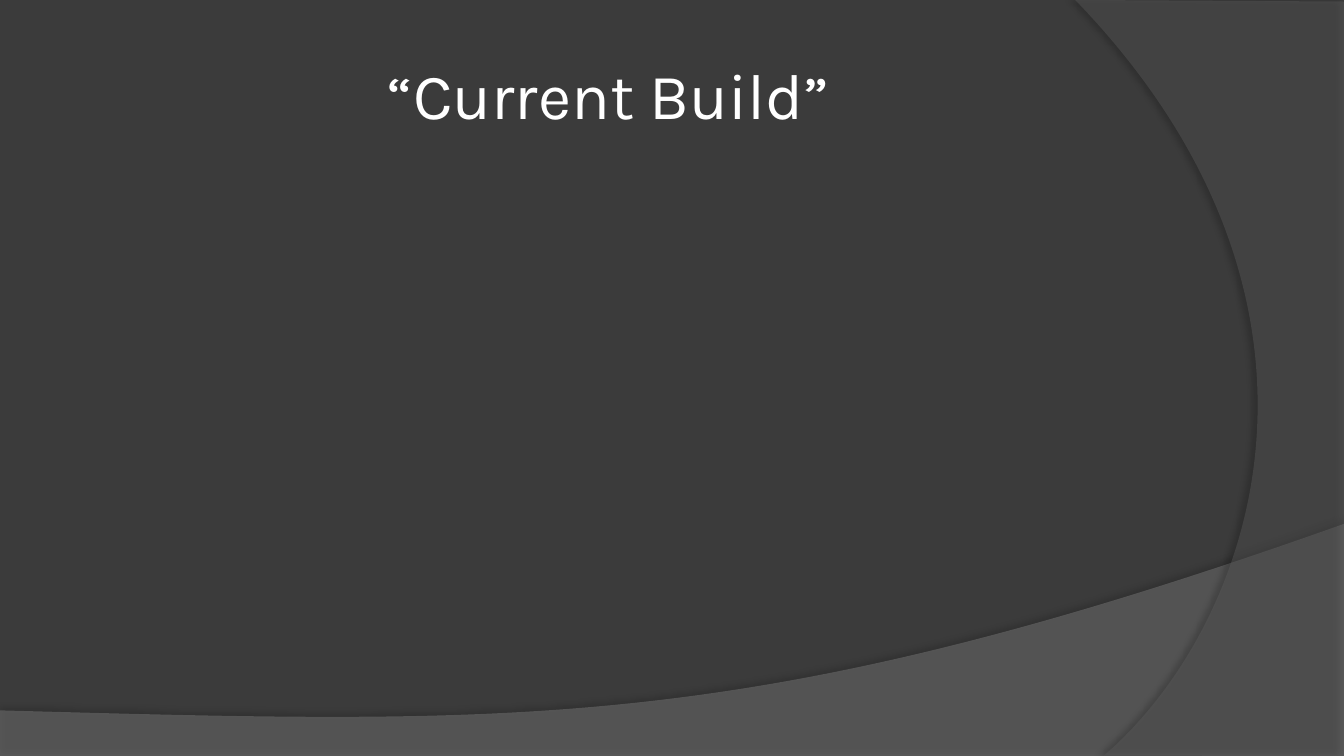
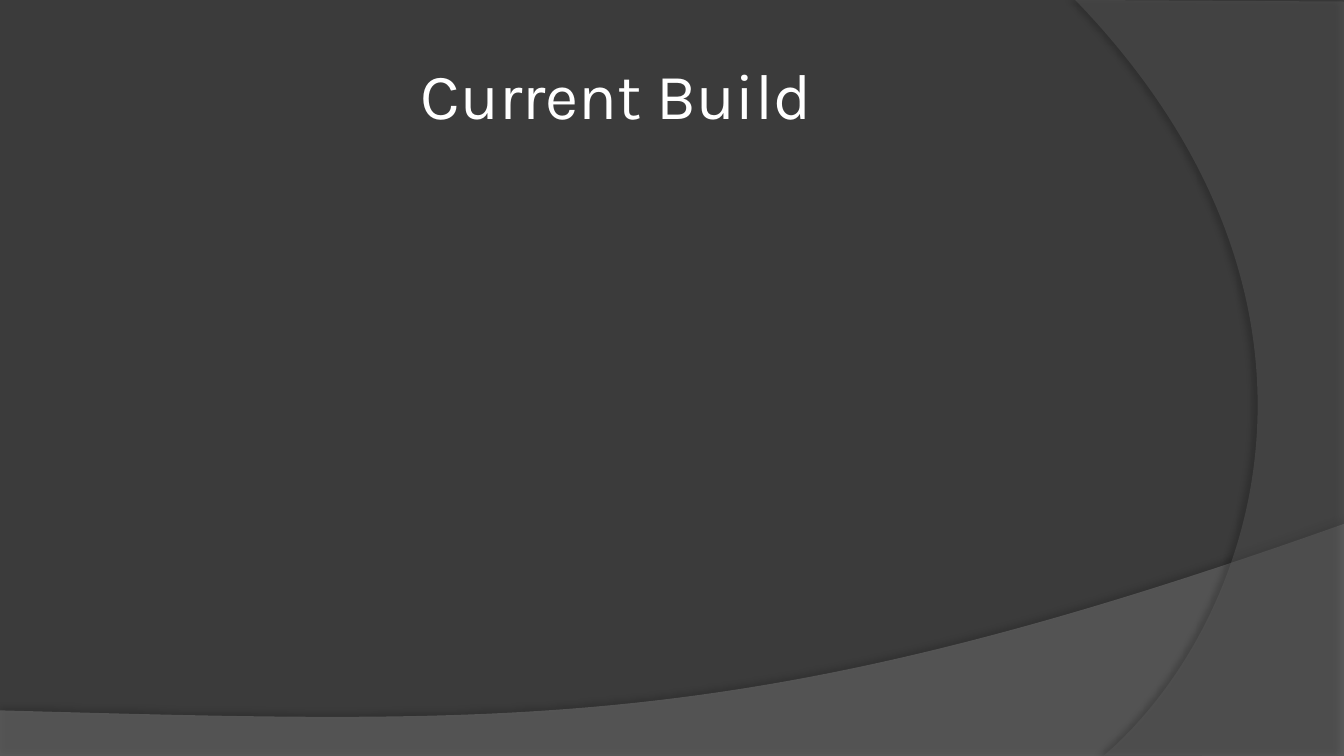
Before and after one commit to UoSGamesGroups/second-semester-s2-level-4-5-group-12, a slide deck: slide 7 of Assets/Research/Final_Presentation.pptx (slide 6 before the commit). Drawn at 1344x756 pixels with LibreOffice and Linux fonts; fonts in the diff are those of the drawing. Boxes give left, top, right and bottom in pixels: in the first picture for what was removed or moved away, otherwise in the second. Text is boxed around its words. In the diff, an @@ line names an element or a change of style, - is before the commit and + after.

```diff
--- a/Assets/Research/Final_Presentation.pptx
+++ b/Assets/Research/Final_Presentation.pptx
@@ title at (421, 74, 811, 120): text changed @@
-“Current Build”
+Current Build
```
Also in this commit, not shown: 2 other slides changed, 1 slide added.
